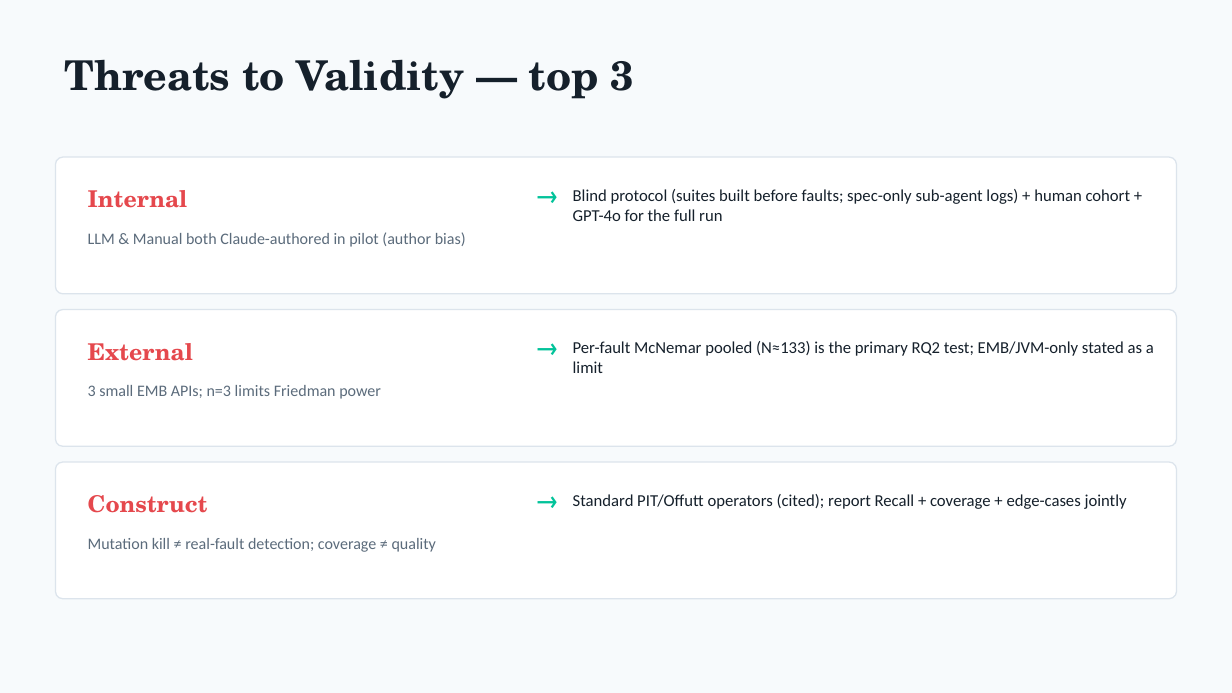
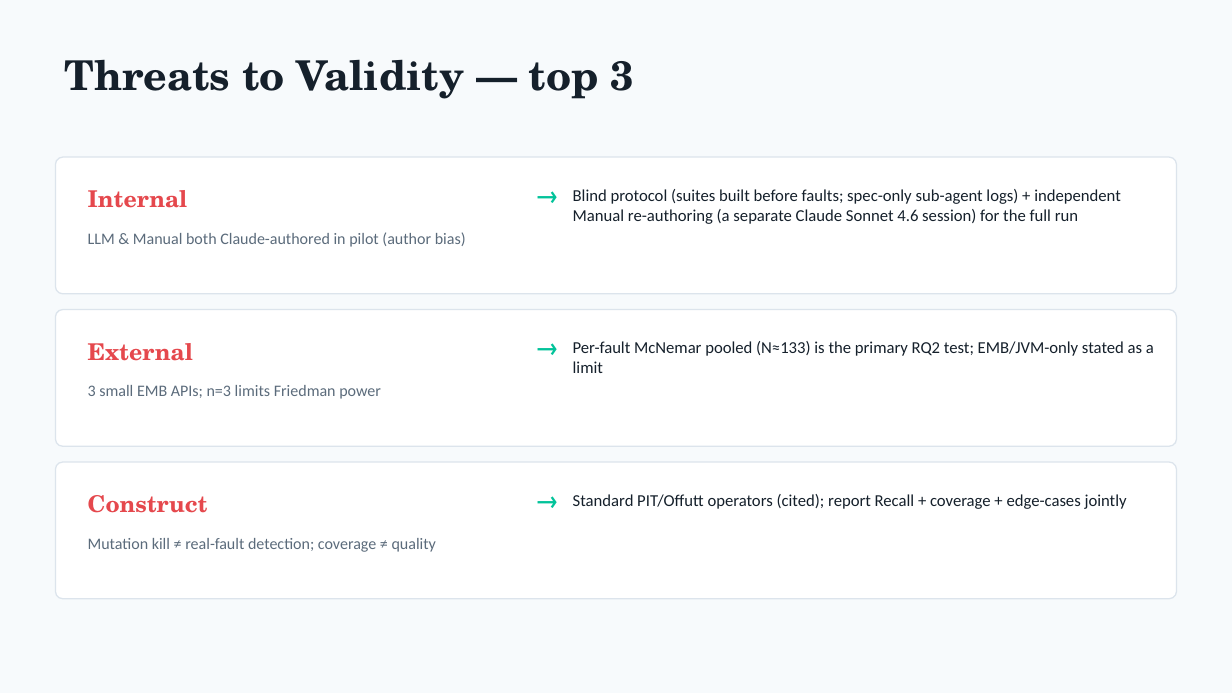
Before and after one commit to huycoder2103/RT-SWT301-SE1916-G2, a slide deck: slide 7 of team-synthesis/slides_proposal_defense.pptx. Drawn at 1232x693 pixels with LibreOffice and Linux fonts; fonts in the diff are those of the drawing. Boxes give left, top, right and bottom in pixels: in the first picture for what was removed or moved away, otherwise in the second. Text is boxed around its words. In the diff, an @@ line names an element or a change of style, - is before the commit and + after.

```diff
--- a/team-synthesis/slides_proposal_defense.pptx
+++ b/team-synthesis/slides_proposal_defense.pptx
@@ text at (573,189,1121,224): text changed @@
-Blind protocol (suites built before faults; spec-only sub-agent logs) + human cohort + GPT-4o for the full run
+Blind protocol (suites built before faults; spec-only sub-agent logs) + independent Manual re-authoring (a separate Claude Sonnet 4.6 session) for the full run
```
Also in this commit, not shown: 3 other slides changed, 30 other files.
